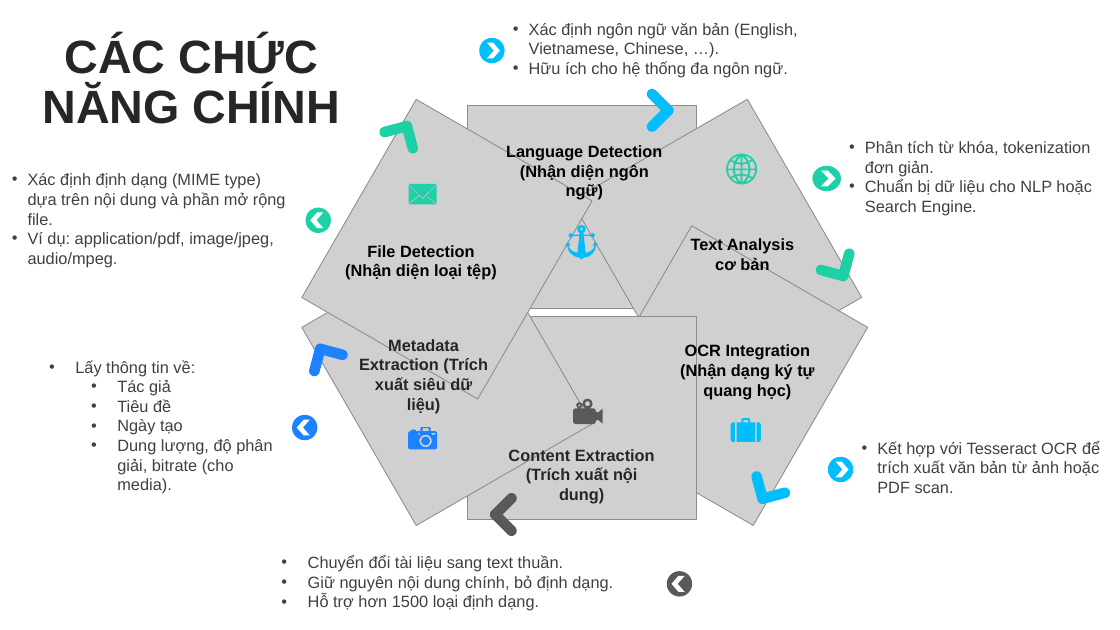
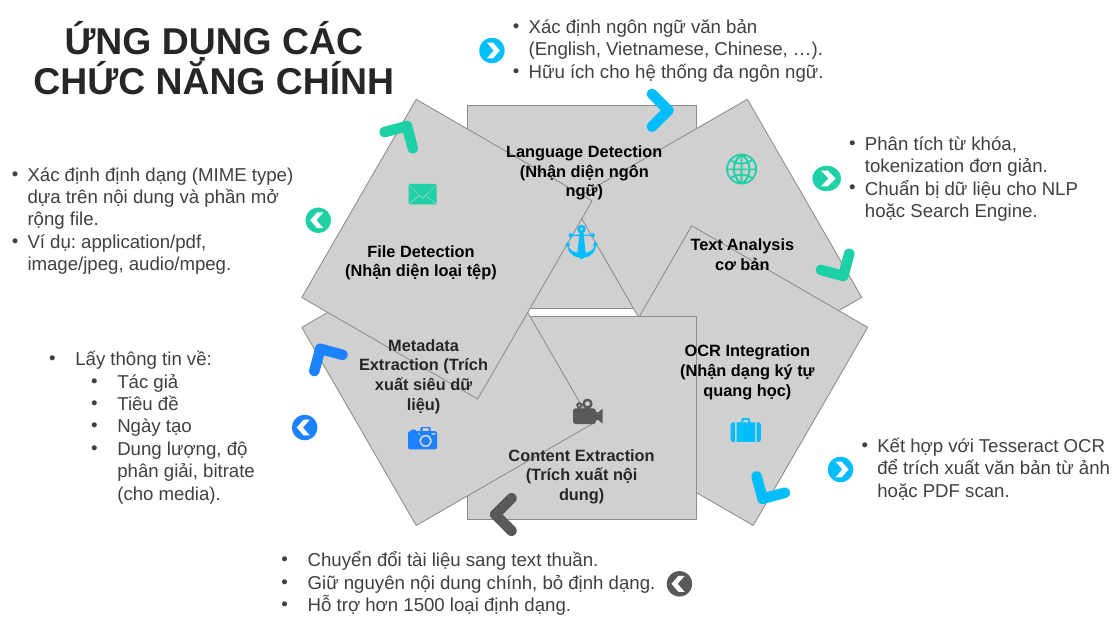
Before and after one commit to dexter826/tika_demo, a slide deck: slide 8 of Report_ApacheTika.pptx (slide 7 before the commit). Drawn at 1120x630 pixels with LibreOffice and Linux fonts; fonts in the diff are those of the drawing; grey boxes stand for pictures. Boxes give left, top, right and bottom in pixels: in the first picture for what was removed or moved away, otherwise in the second. Text is boxed around its words. In the diff, an @@ line names an element or a change of style, - is before the commit and + after.

```diff
--- a/Report_ApacheTika.pptx
+++ b/Report_ApacheTika.pptx
@@ text at [33, 24, 394, 95]: text changed; size 40 to 32 pt @@
-CÁC CHỨC NĂNG CHÍNH
+ỨNG DỤNG CÁC CHỨC NĂNG CHÍNH
@@ size 14 to 16 pt in 6 elements at [308, 552, 656, 615], [877, 438, 1110, 500], [75, 351, 255, 504], [865, 136, 1078, 221], [28, 167, 293, 274], [529, 19, 823, 82] @@
@@ text "Lấy thông tin về:": place and size @@
-text "Lấy thông tin về:" at [75, 360, 272, 494]
+text "Lấy thông tin về:" at [75, 351, 255, 504]
```
Also in this commit, not shown: 6 other slides changed, 2 slides added, 1 slide removed, 2 other files.
